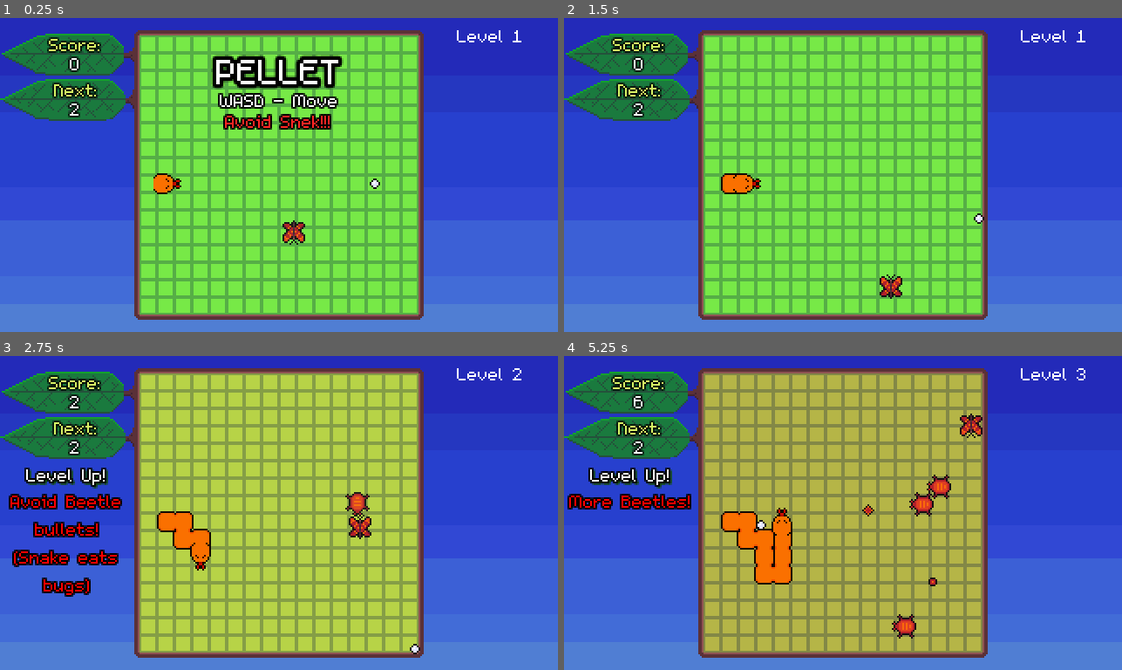
Above: before the commit, frames 1-4 (two rows, left to right).
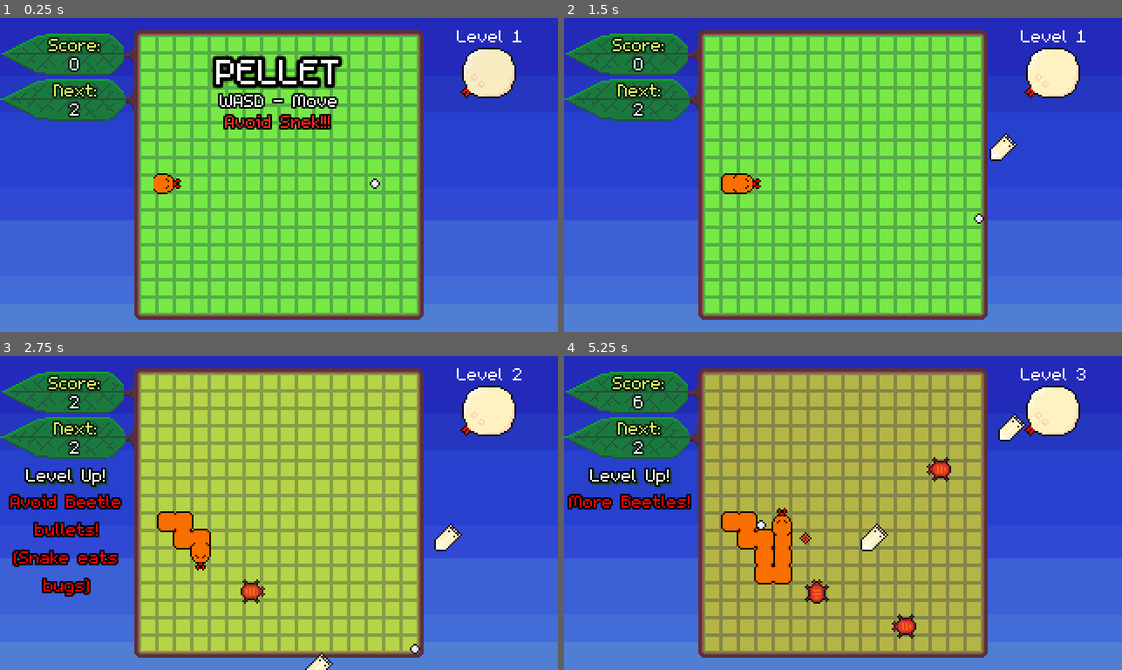
Above: after the commit, the same moments.

Repository: bdunko/Pellet
Game: Godot game, scene res://main.tscn
The game is run twice, just before and just after one commit, with the same random seed, the same clock (stepped at 60 frames per second) and the same inputs.
Inputs:
- Up to frame 1 (0.25 s): no input
- Up to frame 2 (1.5 s): hold D (right) 0.53-1.28 s; hold S (down) from 1.28 s (still down)
- Up to frame 3 (2.75 s): release S (down) at 2.03 s; hold D (right) from 2.03 s (still down)
- Up to frame 4 (5.25 s): release D (right) at 2.78 s; hold W (up) 2.78-3.53 s; hold A (left) 3.53-5.03 s; tap Space (reset) at 4.15 s; hold S (down) from 5.03 s (still down)

The runs differ from the first frame. In frame 1, 1.6% of the frame differs, in the area x 50-93%, y 9-73%; in frame 2, 1.8%; in frame 3, 2.4%; in frame 4, 3.0%, in the area x 42-93%, y 9-79%.

Commit message:
moon and snake speed fix

Diff:
--- a/main.tscn
+++ b/main.tscn
@@ -14,7 +14,7 @@
 [ext_resource type="Texture2D" uid="uid://cay5ftkmugouq" path="res://assets/sky_morning.png" id="6_7fbtx"]
 [ext_resource type="PackedScene" uid="uid://xe84in6ej3m7" path="res://pellet.tscn" id="6_dvu1o"]
 [ext_resource type="PackedScene" uid="uid://de227doiyv2qb" path="res://snake.tscn" id="7_ertux"]
-[ext_resource type="PackedScene" uid="uid://bgjm1nfpl3dji" path="res://moth.tscn" id="14_iufdd"]
+[ext_resource type="PackedScene" uid="uid://27ewt5mll2od" path="res://moon.tscn" id="14_joual"]
 
 [sub_resource type="RectangleShape2D" id="RectangleShape2D_ji84y"]
 size = Vector2(4.5, 166)
@@ -289,8 +289,8 @@
 [node name="Bugs" type="Node2D" parent="."]
 z_index = 1600
 
-[node name="Moth" parent="Bugs" instance=ExtResource("14_iufdd")]
-position = Vector2(165, 112)
+[node name="Moon" parent="Bugs" instance=ExtResource("14_joual")]
+position = Vector2(280, 32)
 
 [node name="Snakes" type="Node2D" parent="."]
 
--- a/moon.gd
+++ b/moon.gd
@@ -23,7 +23,6 @@
 func _on_shot_timer_timeout():
 	if not disabled:
 		var bullet = BULLET.instantiate()
-
 		var pellet_pos = get_parent().get_parent().find_child("Pellet").position
 		var direction = Vector2(pellet_pos.x - position.x, pellet_pos.y - position.y).normalized()
 		bullet.setup(position, direction, BULLET_SPEED * get_parent().get_parent().bullet_speed_multiplier, self)
--- a/moon.tscn
+++ b/moon.tscn
@@ -1,13 +1,10 @@
-[gd_scene load_steps=4 format=3 uid="uid://27ewt5mll2od"]
+[gd_scene load_steps=3 format=3 uid="uid://27ewt5mll2od"]
 
 [ext_resource type="Texture2D" uid="uid://bc3644en5rjpo" path="res://assets/moon.png" id="1_o2dt6"]
 [ext_resource type="Script" path="res://moon.gd" id="1_p5myj"]
 
-[sub_resource type="CapsuleShape2D" id="CapsuleShape2D_mshyp"]
-radius = 13.5
-height = 27.0
-
 [node name="Moon" type="CharacterBody2D"]
+z_index = 1600
 collision_layer = 0
 collision_mask = 0
 script = ExtResource("1_p5myj")
@@ -15,8 +12,7 @@
 [node name="Sprite2D" type="Sprite2D" parent="."]
 texture = ExtResource("1_o2dt6")
 
-[node name="CollisionShape2D" type="CollisionShape2D" parent="."]
-shape = SubResource("CapsuleShape2D_mshyp")
-
 [node name="ShotTimer" type="Timer" parent="."]
 autostart = true
+
+[connection signal="timeout" from="ShotTimer" to="." method="_on_shot_timer_timeout"]
--- /dev/null
+++ b/moon_bullet.gd
@@ -0,0 +1,32 @@
+extends CharacterBody2D
+
+var bug_owner
+
+var mod_target = 1.0
+
+func setup(pos, dir, speed, owned_bug):
+	position = pos
+	velocity = dir * speed
+	bug_owner = owned_bug
+
+func _process(delta):
+	modulate.a = lerp(modulate.a, mod_target, 20 * delta)
+	modulate.r = lerp(modulate.r, mod_target, 20 * delta)
+	modulate.g = lerp(modulate.g, mod_target, 20 * delta)
+	if modulate.r == 0:
+		queue_free()
+
+	if position.x < -30 or position.x > Global.RESOLUTION.x or position.y < -30 or position.y > Global.RESOLUTION.y:
+		call_deferred("_begin_destroy")
+
+	move_and_collide(velocity  * delta)
+
+func _on_collide_with_bug(_body):
+	print("bug")
+	pass
+	#maybe something crazy later
+
+func _begin_destroy():
+	mod_target = 0.0
+	$CollisionShape2D.disabled = true
+	velocity = Vector2.ZERO
--- a/moon_bullet.tscn
+++ b/moon_bullet.tscn
@@ -1,5 +1,6 @@
-[gd_scene load_steps=4 format=3 uid="uid://bq4lrg7fqjr3b"]
+[gd_scene load_steps=5 format=3 uid="uid://bq4lrg7fqjr3b"]
 
+[ext_resource type="Script" path="res://moon_bullet.gd" id="1_4p1a6"]
 [ext_resource type="Texture2D" uid="uid://d3o7b8gu4houk" path="res://assets/moon_bullet.png" id="1_miniy"]
 
 [sub_resource type="CircleShape2D" id="CircleShape2D_og5ta"]
@@ -10,8 +11,10 @@
 height = 11.3137
 
 [node name="MoonBullet" type="CharacterBody2D"]
+z_index = 1500
 collision_layer = 16
-collision_mask = 2
+collision_mask = 0
+script = ExtResource("1_4p1a6")
 
 [node name="Sprite2D" type="Sprite2D" parent="."]
 texture = ExtResource("1_miniy")
@@ -20,7 +23,8 @@
 shape = SubResource("CircleShape2D_og5ta")
 
 [node name="Area2D" type="Area2D" parent="."]
-collision_mask = 0
+collision_layer = 0
+collision_mask = 8
 
 [node name="CollisionShape2D2" type="CollisionShape2D" parent="Area2D"]
 position = Vector2(-2, 2)
--- a/snake.gd
+++ b/snake.gd
@@ -29,7 +29,7 @@
 const FREE_SEGMENTS_MAX = 10
 var free_segments = FREE_SEGMENTS_MAX
 
-@onready var BASE_SPEED = $Timer.wait_time
+@onready var BASE_SPEED = 0.5
 const MORE_SPEED = 0.35
 const MOST_SPEED = 0.2
 
@@ -179,12 +179,16 @@
 	# free segs
 	free_segments = FREE_SEGMENTS_MAX
 	$Timer.wait_time = BASE_SPEED
-
+	speed_level = 0
+
+var speed_level = 0
 func speed_up():
-	if $Timer.wait_time == BASE_SPEED:
+	speed_level += 1
+	if speed_level == 1:
 		$Timer.wait_time = MORE_SPEED
 	else:
 		$Timer.wait_time = MOST_SPEED
+	print("timer after is %f" % $Timer.wait_time)
 
 func disable():
 	_enabled = false
@@ -231,5 +235,7 @@
 	free_segments = 1
 
 func _ready():
+	$Timer.wait_time = BASE_SPEED
+	speed_level = 0
 	$HeadSprite.modulate = BASE_COLOR
 	modulate.a = 0
